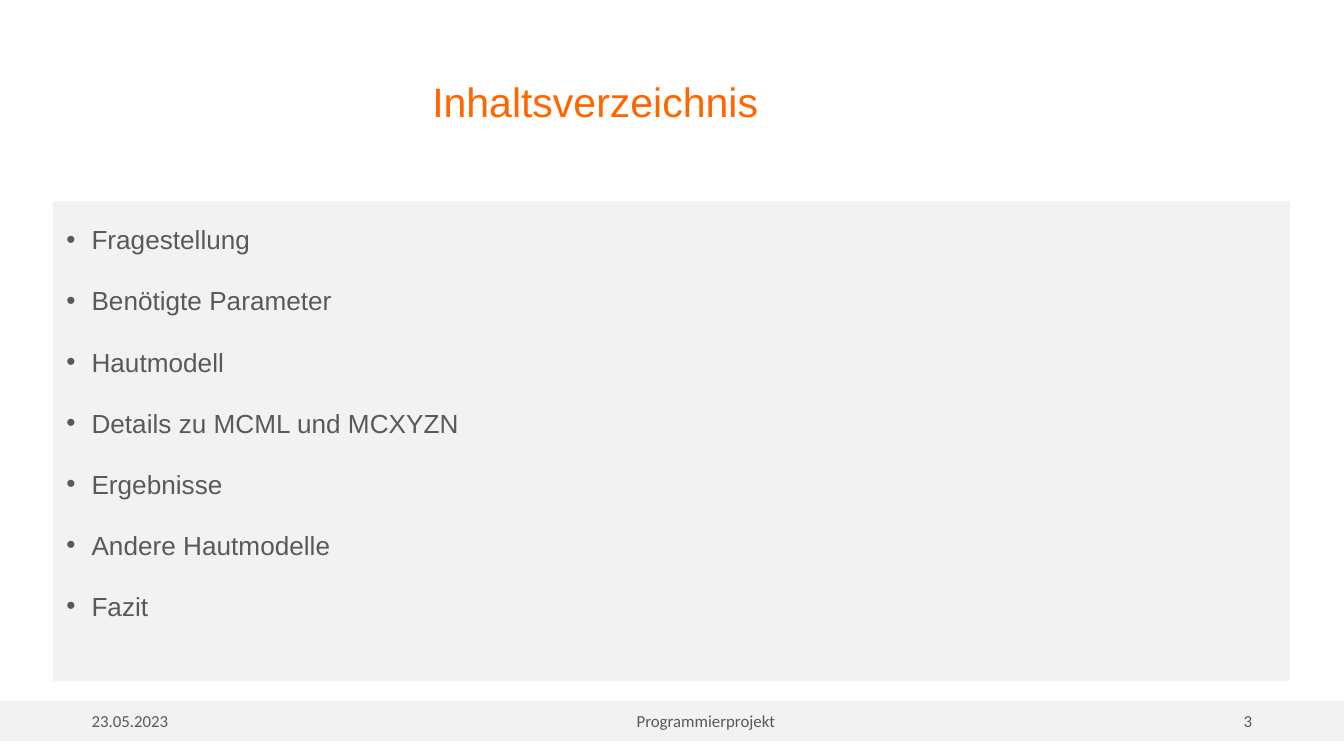
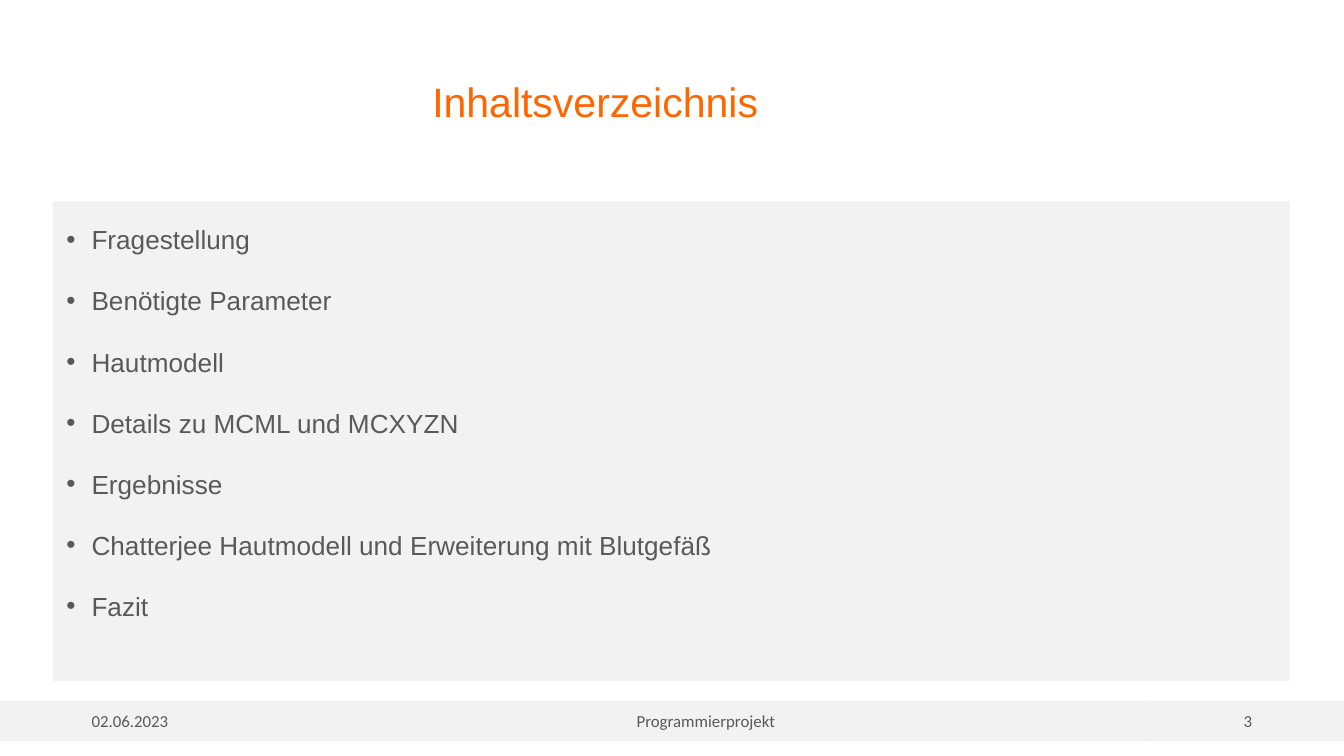
Before and after one commit to vmuelle/mcsim_for_tissue, a slide deck: slide 3 of MC_Tissue.pptx. Drawn at 1344x756 pixels with LibreOffice and Linux fonts; fonts in the diff are those of the drawing; background and template pictures are left out. Boxes give left, top, right and bottom in pixels: in the first picture for what was removed or moved away, otherwise in the second. Text is boxed around its words. In the diff, an @@ line names an element or a change of style, - is before the commit and + after.

```diff
--- a/MC_Tissue.pptx
+++ b/MC_Tissue.pptx
@@ text at (92,536,711,561): text changed @@
-• Andere Hautmodelle
+• Chatterjee Hautmodell und Erweiterung mit Blutgefäß
@@ text in rectangle at (92,715,169,727): text changed @@
-23.05.2023
+02.06.2023
```
Also in this commit, not shown: 14 other slides changed, 3 slides added, 41 other files.
